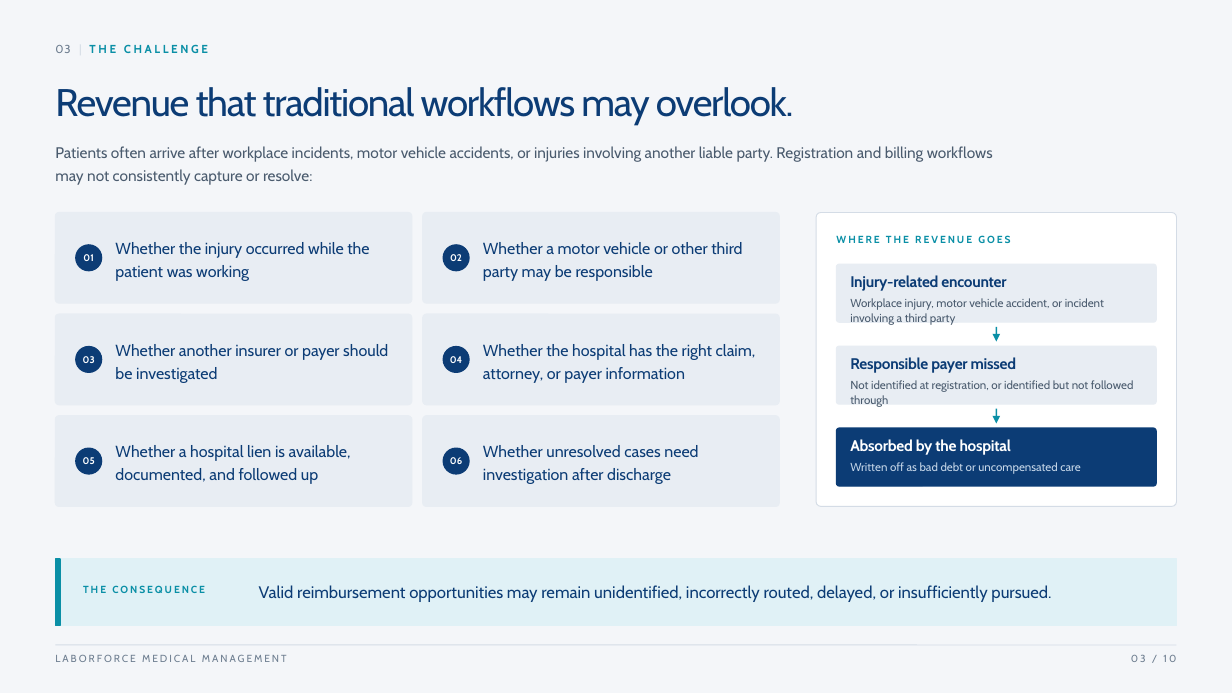
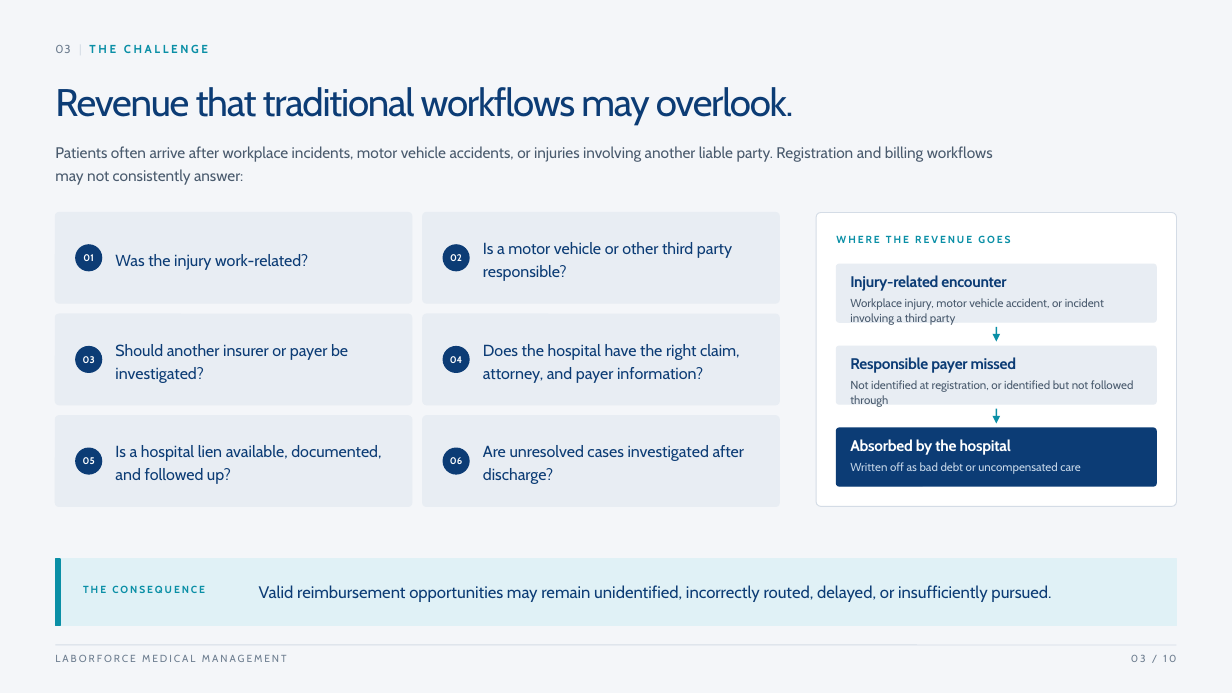
Before and after one commit to GMyoung/laborforce-deck, a slide deck: slide 3 of LaborForce_CookCountyHealth.pptx. Drawn at 1232x693 pixels with LibreOffice and Linux fonts; fonts in the diff are those of the drawing. Boxes give left, top, right and bottom in pixels: in the first picture for what was removed or moved away, otherwise in the second. Text is boxed around its words. In the diff, an @@ line names an element or a change of style, - is before the commit and + after.

```diff
--- a/LaborForce_CookCountyHealth.pptx
+++ b/LaborForce_CookCountyHealth.pptx
@@ text at bbox=[55, 146, 993, 185]: text changed @@
-Patients often arrive after workplace incidents, motor vehicle accidents, or injuries involving another liable party. Registration and billing workflows may not consistently capture or resolve:
+Patients often arrive after workplace incidents, motor vehicle accidents, or injuries involving another liable party. Registration and billing workflows may not consistently answer:
@@ text at bbox=[115, 254, 308, 270]: text changed @@
-Whether the injury occurred while the patient was working
+Was the injury work-related?
@@ text at bbox=[483, 242, 732, 281]: text changed @@
-Whether a motor vehicle or other third party may be responsible
+Is a motor vehicle or other third party responsible?
@@ text at bbox=[115, 344, 348, 383]: text changed @@
-Whether another insurer or payer should be investigated
+Should another insurer or payer be investigated?
@@ text at bbox=[483, 344, 740, 383]: text changed @@
-Whether the hospital has the right claim, attorney, or payer information
+Does the hospital have the right claim, attorney, and payer information?
@@ text at bbox=[115, 445, 381, 484]: text changed @@
-Whether a hospital lien is available, documented, and followed up
+Is a hospital lien available, documented, and followed up?
@@ text at bbox=[483, 445, 745, 484]: text changed @@
-Whether unresolved cases need investigation after discharge
+Are unresolved cases investigated after discharge?
```
Also in this commit, not shown: 4 other slides changed, 2 other files.
